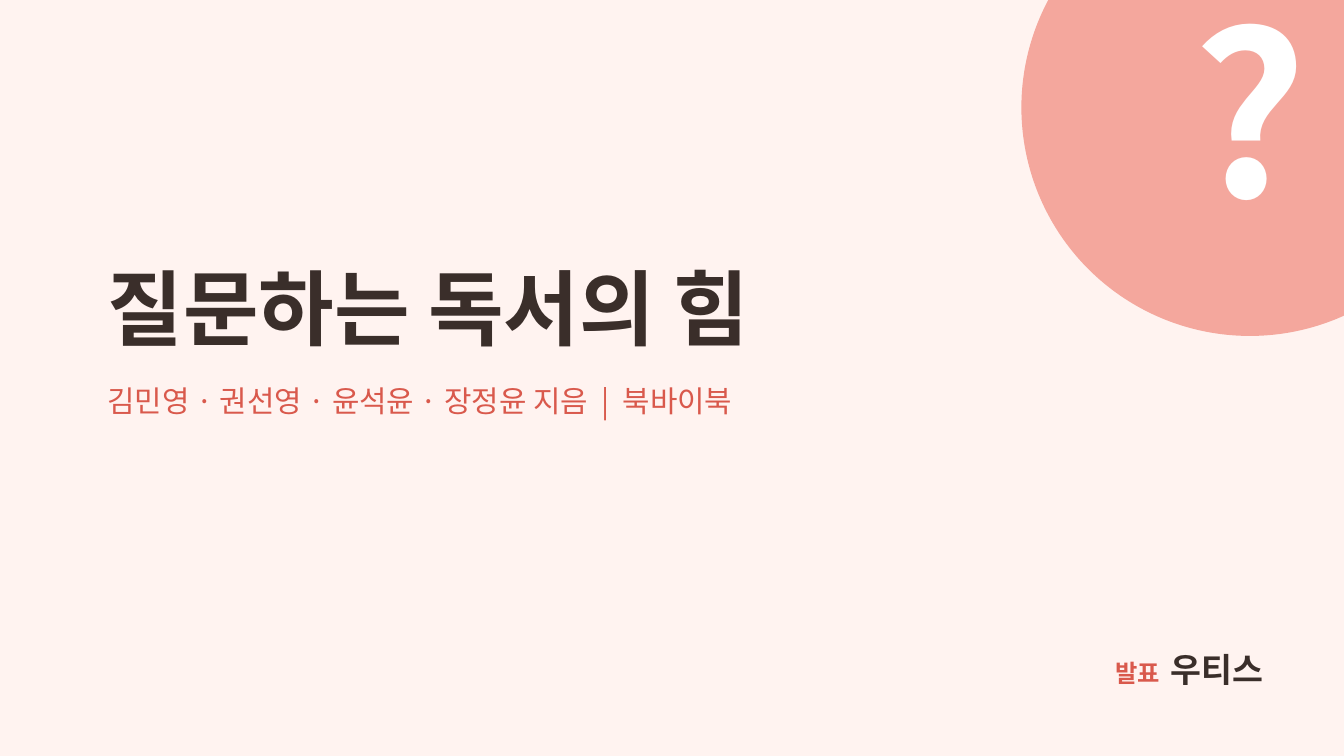
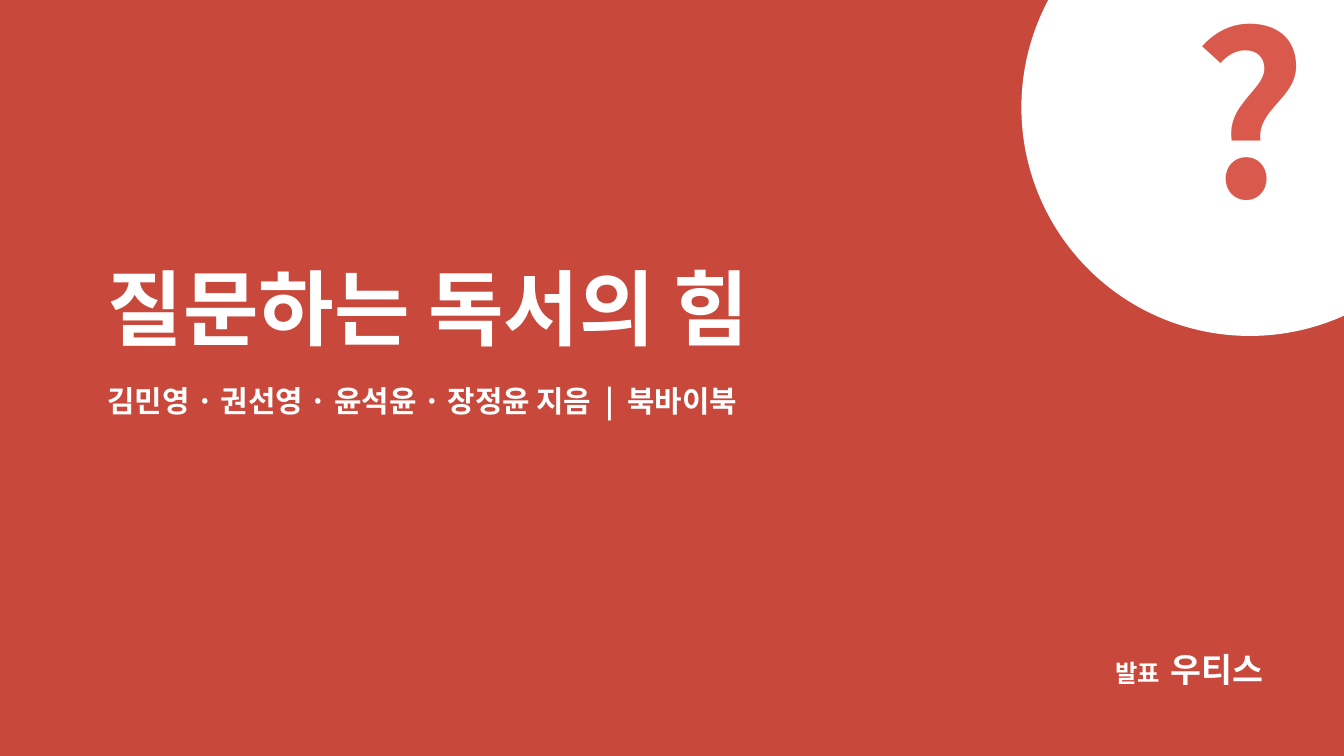
Before and after one commit to outis-books/bookclub, a slide deck: slide 1 of question-reading/question-reading.pptx. Drawn at 1344x756 pixels with LibreOffice and Linux fonts; fonts in the diff are those of the drawing. Boxes give left, top, right and bottom in pixels: in the first picture for what was removed or moved away, otherwise in the second. Text is boxed around its words. In the diff, an @@ line names an element or a change of style, - is before the commit and + after.

```diff
--- a/question-reading/question-reading.pptx
+++ b/question-reading/question-reading.pptx
@@ background #FFF3F0 to #C8483B @@
@@ text "?" at [1021, 0, 1344, 336]: text colour #FFFFFF to #D9594C @@
@@ ellipse at [1021, 0, 1344, 336]: fill #F4A79D to #FFFFFF @@
@@ title "질문하는 독서의 힘" at [108, 269, 750, 347]: text colour #3A2E2A to #FFFFFF @@
@@ text "김민영 · 권선영 · 윤석윤 ..." at [108, 387, 737, 415]: text colour #D9594C to #FFFFFF, bold on @@
@@ text "발표 우티스" at [1115, 654, 1264, 685]: text colour #D9594C to #FFFFFF in "발표"; text colour #3A2E2A to #FFFFFF in "우티스" @@
```
Also in this commit, not shown: 6 other slides changed, 1 slide added, 10 other files.
